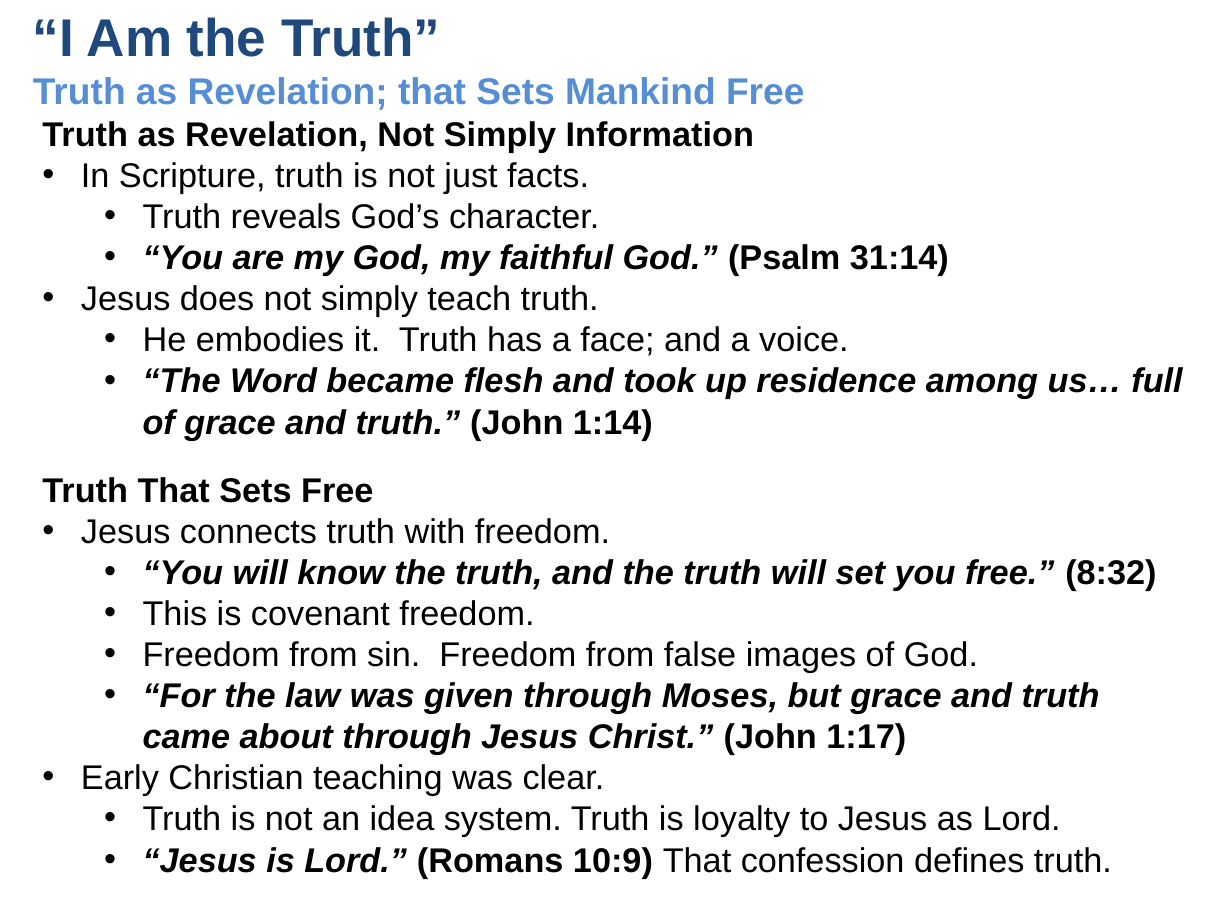
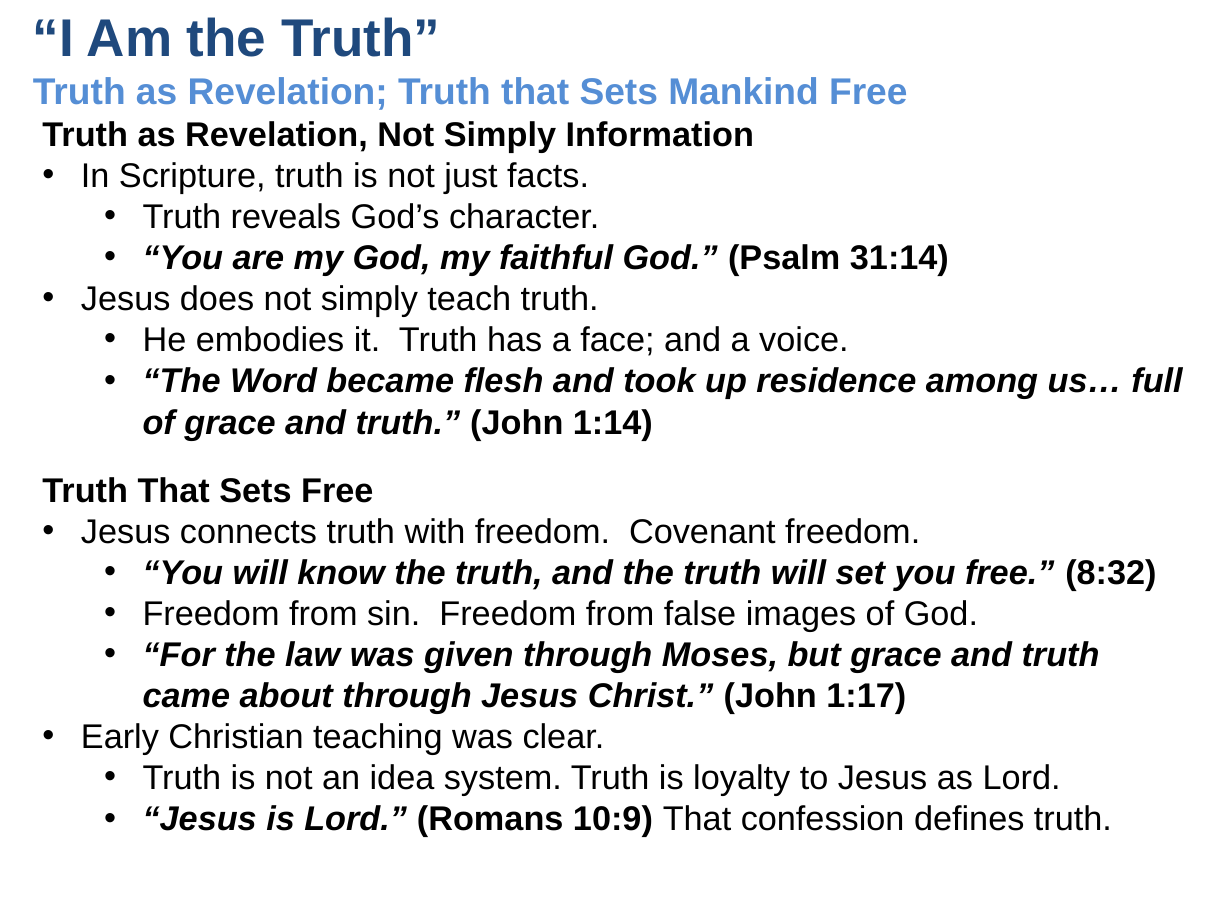
Before and after one commit to UsefulEngines/EvangelismPublic, a slide deck: slide 5 of 2026-Q1/Devotions/2025-12-28-WayTruthLife.pptx. Drawn at 1232x924 pixels with LibreOffice and Linux fonts; fonts in the diff are those of the drawing. Boxes give left, top, right and bottom in pixels: in the first picture for what was removed or moved away, otherwise in the second. Text is boxed around its words. In the diff, an @@ line names an element or a change of style, - is before the commit and + after.

```diff
--- a/2026-Q1/Devotions/2025-12-28-WayTruthLife.pptx
+++ b/2026-Q1/Devotions/2025-12-28-WayTruthLife.pptx
@@ text at [33,77,907,110]: text changed @@
-Truth as Revelation; that Sets Mankind Free
+Truth as Revelation; Truth that Sets Mankind Free
@@ text at [81,518,920,544]: text changed @@
-• Jesus connects truth with freedom.
+• Jesus connects truth with freedom. Covenant freedom.
@@ text at [143,600,534,626]: paragraph removed @@
-  • This is covenant freedom.
```
Also in this commit, not shown: 3 other slides changed, 1 other file.
